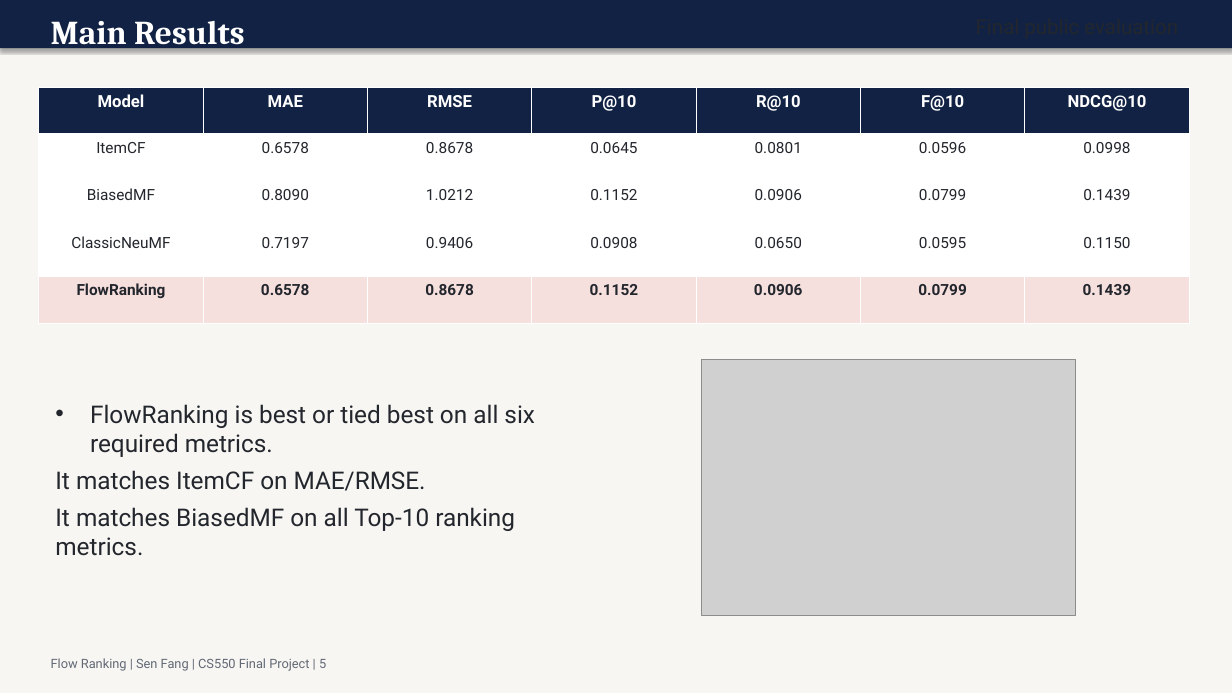
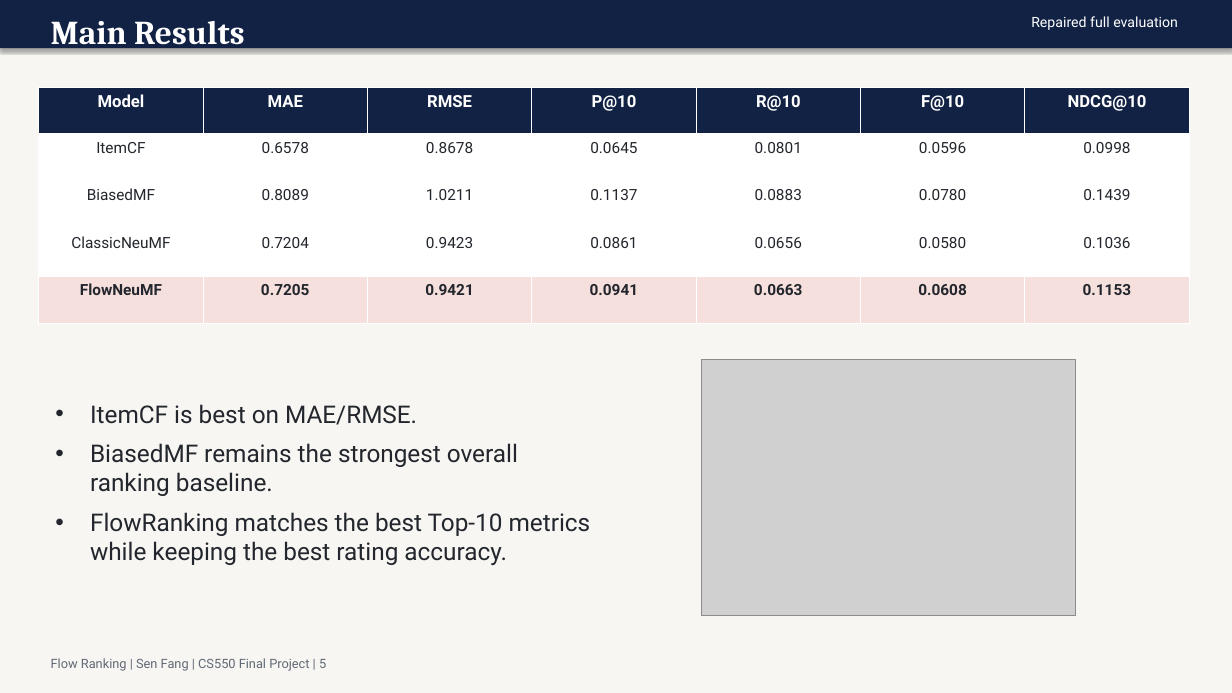
Before and after one commit to FangSen9000/FlowRanking, a slide deck: slide 5 of assets/flow_ranking_slides.pptx. Drawn at 1232x693 pixels with LibreOffice and Linux fonts; fonts in the diff are those of the drawing; grey boxes stand for pictures. Boxes give left, top, right and bottom in pixels: in the first picture for what was removed or moved away, otherwise in the second. Text is boxed around its words. In the diff, an @@ line names an element or a change of style, - is before the commit and + after.

```diff
--- a/assets/flow_ranking_slides.pptx
+++ b/assets/flow_ranking_slides.pptx
@@ text added at (x1=1031, y1=16, x2=1178, y2=30), 11 pt, text #FFFFFF @@
+Repaired full evaluation
@@ table at (x1=39, y1=88, x2=1190, y2=323) @@
-row 3: BiasedMF | 0.8090 | 1.0212 | 0.1152 | 0.0906 | 0.0799 | 0.1439
+row 3: BiasedMF | 0.8089 | 1.0211 | 0.1137 | 0.0883 | 0.0780 | 0.1439
-row 4: ClassicNeuMF | 0.7197 | 0.9406 | 0.0908 | 0.0650 | 0.0595 | 0.1150
+row 4: ClassicNeuMF | 0.7204 | 0.9423 | 0.0861 | 0.0656 | 0.0580 | 0.1036
-row 5: FlowRanking | 0.6578 | 0.8678 | 0.1152 | 0.0906 | 0.0799 | 0.1439
+row 5: FlowNeuMF | 0.7205 | 0.9421 | 0.0941 | 0.0663 | 0.0608 | 0.1153
@@ text at (x1=90, y1=404, x2=591, y2=565): text changed @@
-• FlowRanking is best or tied best on all six required metrics.
-It matches ItemCF on MAE/RMSE.
-It matches BiasedMF on all Top-10 ranking metrics.
+• ItemCF is best on MAE/RMSE.
+• BiasedMF remains the strongest overall ranking baseline.
+• FlowRanking matches the best Top-10 metrics while keeping the best rating accuracy.
```
Also in this commit, not shown: 6 other slides changed, 2 other files.
